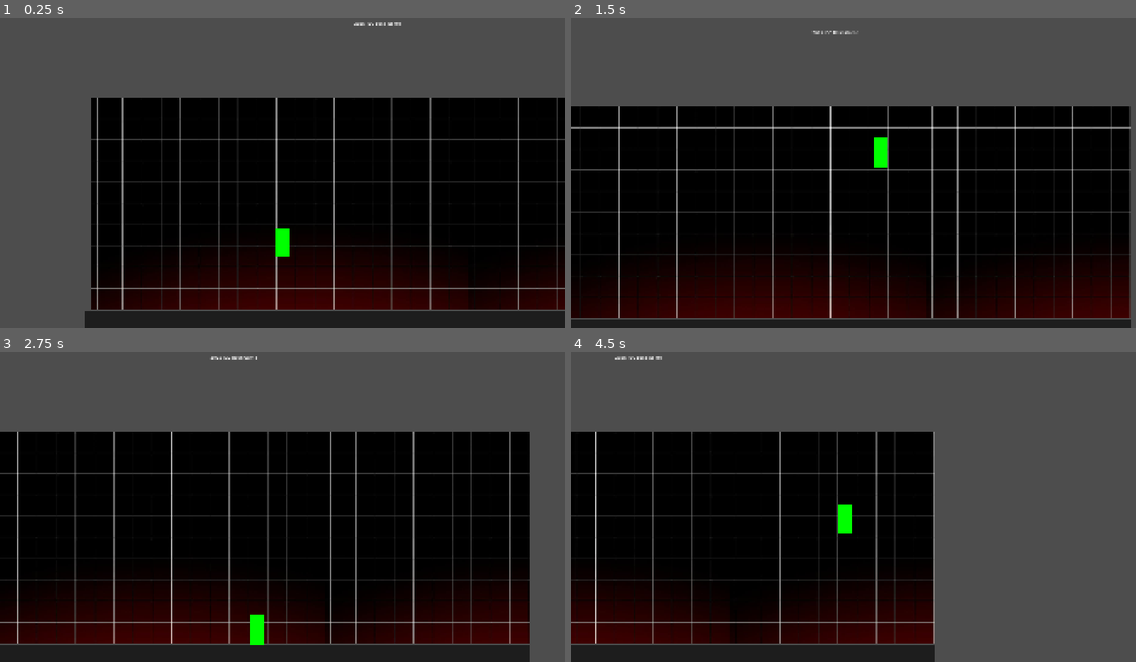
Above: before the commit, frames 1-4 (two rows, left to right).
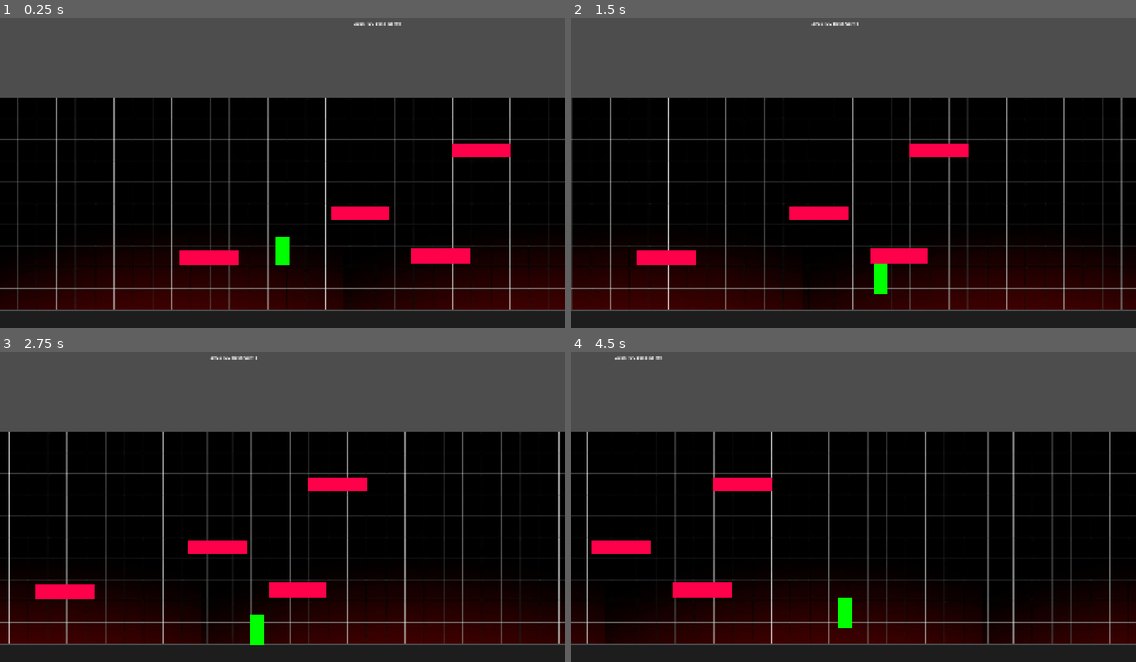
Above: after the commit, the same moments.

Repository: cmoll24/2025_IGC_Vela_Spark
Game: Godot game, scene res://src/main/main.tscn
The game is run twice, just before and just after one commit, with the same random seed, the same clock (stepped at 60 frames per second) and the same inputs.
Inputs:
- Up to frame 1 (0.25 s): no input
- Up to frame 2 (1.5 s): hold Z (jump) 0.53-1.28 s; hold Right (move_right) from 0.53 s (still down); tap Z (jump) at 1.35 s
- Up to frame 3 (2.75 s): tap Z (jump) at 1.52, 1.82 s; release Right (move_right) at 2.03 s; hold Left (move_left) from 2.03 s (still down); hold Z (jump) from 2.03 s (still down)
- Up to frame 4 (4.5 s): release Left (move_left) at 2.78 s; release Z (jump) at 2.78 s; hold Right (move_right) 2.78-4.28 s; tap Z (jump) at 2.85, 3.02, 3.32, 4.35 s; hold Z (jump) 3.53-4.28 s; hold Left (move_left) from 4.28 s (still down)

The runs differ from the first frame. In frame 1, 19% of the frame differs, in the area x 0-99%, y 25-100%; in frame 2, 19%; in frame 3, 13%; in frame 4, 32%, in the area x 2-100%, y 25-100%.

Commit message:
Added coyote time, jump grace period and debug line

Diff:
--- a/2025-igc-boss/src/levels/level1.tscn
+++ b/2025-igc-boss/src/levels/level1.tscn
@@ -1,10 +1,12 @@
-[gd_scene load_steps=6 format=3 uid="uid://k2nblcpnt072"]
+[gd_scene load_steps=9 format=3 uid="uid://k2nblcpnt072"]
 
 [ext_resource type="Texture2D" uid="uid://dgxkgog6itxut" path="res://assets/debug/debug_background.jpg" id="1_3o7sa"]
+[ext_resource type="Script" uid="uid://c5lrvtf7k18k6" path="res://src/levels/level_1.gd" id="1_ih7hf"]
 [ext_resource type="PackedScene" uid="uid://c6m2t238knjov" path="res://src/player/player.tscn" id="1_wyrbo"]
+[ext_resource type="PackedScene" uid="uid://bcib60i58xv64" path="res://src/obstacles/platforms/platform.tscn" id="3_ay5hh"]
 
 [sub_resource type="RectangleShape2D" id="RectangleShape2D_3o7sa"]
-size = Vector2(2000, 100)
+size = Vector2(4976, 100)
 
 [sub_resource type="WorldBoundaryShape2D" id="WorldBoundaryShape2D_wyrbo"]
 normal = Vector2(1, 0)
@@ -12,12 +14,17 @@
 [sub_resource type="WorldBoundaryShape2D" id="WorldBoundaryShape2D_ay5hh"]
 normal = Vector2(-1, 0)
 
+[sub_resource type="Gradient" id="Gradient_ghtb1"]
+interpolation_color_space = 2
+colors = PackedColorArray(1, 0, 0, 1, 0, 1, 0, 1)
+
 [node name="Level1" type="Node2D"]
+script = ExtResource("1_ih7hf")
 
 [node name="Background" type="TextureRect" parent="."]
-offset_left = -12.0
+offset_left = -1713.0
 offset_top = 296.0
-offset_right = 1965.0
+offset_right = 3266.0
 offset_bottom = 1017.0
 texture = ExtResource("1_3o7sa")
 stretch_mode = 1
@@ -33,21 +40,22 @@
 position = Vector2(0, 1072)
 
 [node name="CollisionShape2D" type="CollisionShape2D" parent="Ground"]
-position = Vector2(960, 0)
+position = Vector2(779, 0)
 shape = SubResource("RectangleShape2D_3o7sa")
 
 [node name="ColorRect" type="ColorRect" parent="Ground"]
 anchors_preset = 4
 anchor_top = 0.5
 anchor_bottom = 0.5
-offset_left = -35.0
+offset_left = -1720.0
 offset_top = -50.0
-offset_right = 1965.0
+offset_right = 3266.0
 offset_bottom = 50.0
 grow_vertical = 2
 color = Color(0.1148968, 0.11489681, 0.1148968, 1)
 
 [node name="WorldBorder" type="Node2D" parent="."]
+process_mode = 4
 
 [node name="StaticBody2D" type="StaticBody2D" parent="WorldBorder"]
 
@@ -59,3 +67,23 @@
 
 [node name="CollisionShape2D" type="CollisionShape2D" parent="WorldBorder/StaticBody2D2"]
 shape = SubResource("WorldBoundaryShape2D_ay5hh")
+
+[node name="Platforms" type="Node2D" parent="."]
+
+[node name="Platform" parent="Platforms" instance=ExtResource("3_ay5hh")]
+position = Vector2(386, 842)
+
+[node name="Platform2" parent="Platforms" instance=ExtResource("3_ay5hh")]
+position = Vector2(1177, 834)
+
+[node name="Platform3" parent="Platforms" instance=ExtResource("3_ay5hh")]
+position = Vector2(902, 690)
+
+[node name="Platform4" parent="Platforms" instance=ExtResource("3_ay5hh")]
+position = Vector2(1313, 476)
+
+[node name="Line2D" type="Line2D" parent="."]
+visible = false
+width = 2.0
+default_color = Color(1, 0, 1, 1)
+gradient = SubResource("Gradient_ghtb1")
--- /dev/null
+++ b/2025-igc-boss/src/levels/level_1.gd
@@ -0,0 +1,11 @@
+extends Node2D
+
+@onready var player = $Player
+@onready var player_path = $Line2D
+
+func _process(_delta: float) -> void:
+	var current_player_pos = player.global_position
+
+	player_path.add_point(current_player_pos)
+	if player_path.get_point_count() > 100:
+		player_path.remove_point(0)
--- /dev/null
+++ b/2025-igc-boss/src/main/main.gd
@@ -0,0 +1 @@
+extends Control
--- a/2025-igc-boss/src/main/main.tscn
+++ b/2025-igc-boss/src/main/main.tscn
@@ -1,6 +1,7 @@
-[gd_scene load_steps=2 format=3 uid="uid://dm8lcv7yglbdf"]
+[gd_scene load_steps=3 format=3 uid="uid://dm8lcv7yglbdf"]
 
 [ext_resource type="PackedScene" uid="uid://k2nblcpnt072" path="res://src/levels/level1.tscn" id="1_3eh75"]
+[ext_resource type="Script" uid="uid://cjct8pgjoy4u3" path="res://src/main/main.gd" id="1_3s6yk"]
 
 [node name="Main" type="Control"]
 layout_mode = 3
@@ -9,6 +10,7 @@
 anchor_bottom = 1.0
 grow_horizontal = 2
 grow_vertical = 2
+script = ExtResource("1_3s6yk")
 
 [node name="Label" type="Label" parent="."]
 layout_mode = 1
--- /dev/null
+++ b/2025-igc-boss/src/obstacles/platforms/platform.tscn
@@ -0,0 +1,18 @@
+[gd_scene load_steps=2 format=3 uid="uid://bcib60i58xv64"]
+
+[sub_resource type="RectangleShape2D" id="RectangleShape2D_42ugp"]
+size = Vector2(200, 50)
+
+[node name="Platform" type="Node2D"]
+
+[node name="StaticBody2D" type="StaticBody2D" parent="."]
+
+[node name="CollisionShape2D" type="CollisionShape2D" parent="StaticBody2D"]
+shape = SubResource("RectangleShape2D_42ugp")
+
+[node name="ColorRect" type="ColorRect" parent="."]
+offset_left = -100.0
+offset_top = -25.0
+offset_right = 100.0
+offset_bottom = 25.0
+color = Color(1, 0, 0.2901961, 1)
--- a/2025-igc-boss/src/player/player.tscn
+++ b/2025-igc-boss/src/player/player.tscn
@@ -5,18 +5,18 @@
 [sub_resource type="RectangleShape2D" id="RectangleShape2D_rxibo"]
 size = Vector2(50, 100)
 
+[sub_resource type="Animation" id="Animation_5f2sf"]
+resource_name = "Fall"
+
 [sub_resource type="Animation" id="Animation_mf2ua"]
 resource_name = "Idle"
-
-[sub_resource type="Animation" id="Animation_244u8"]
-resource_name = "Move"
-
-[sub_resource type="Animation" id="Animation_5f2sf"]
-resource_name = "Fall"
 
 [sub_resource type="Animation" id="Animation_jiejy"]
 resource_name = "Jump"
 step = 0.0333
+
+[sub_resource type="Animation" id="Animation_244u8"]
+resource_name = "Move"
 
 [sub_resource type="AnimationLibrary" id="AnimationLibrary_o822w"]
 _data = {
@@ -28,7 +28,7 @@
 
 [node name="Player" type="CharacterBody2D"]
 script = ExtResource("1_4anbu")
-MAX_JUMP_AMOUNT = 1
+MAX_AIR_JUMP_AMOUNT = 0
 
 [node name="Sprite2D" type="Sprite2D" parent="."]
 
@@ -46,3 +46,19 @@
 offset_right = 24.0
 offset_bottom = 51.0
 color = Color(0, 1, 0, 1)
+
+[node name="Debug_Label" type="Label" parent="."]
+visible = false
+offset_left = -25.0
+offset_top = -90.0
+offset_right = 25.0
+offset_bottom = -67.0
+text = "Debug"
+
+[node name="JumpGraceTime" type="Timer" parent="."]
+wait_time = 0.2
+one_shot = true
+
+[node name="CoyoteTime" type="Timer" parent="."]
+wait_time = 0.1
+one_shot = true
--- a/2025-igc-boss/src/player/player_controller.gd
+++ b/2025-igc-boss/src/player/player_controller.gd
@@ -1,41 +1,87 @@
 extends CharacterBody2D
 
+@onready var jump_grace_timer = $JumpGraceTime
+@onready var coyote_timer = $CoyoteTime
+
 @export_category("Movement variables")
-@export var MOVE_SPEED = 500.0
-@export var H_DECELERATION = 10
-@export var GRAVITY = 1000.0
+@export var MOVE_SPEED : float = 500.0
+@export var H_DECELERATION : float = 10
+@export var GRAVITY : float = 1000.0
+@export var MAX_FALL_SPEED : float = 50.0
 
 @export_category("Jump variables")
-@export var JUMP_SPEED = 900.0
-@export var MAX_JUMP_AMOUNT = 2
-var jump_amount = MAX_JUMP_AMOUNT
+@export var JUMP_SPEED : float = 800.0
+@export var MAX_AIR_JUMP_AMOUNT : int = 1
+var air_jump_amount : int = MAX_AIR_JUMP_AMOUNT
 
 var move_input = Vector2.ZERO
+var current_gravity = GRAVITY
+var current_move_speed = MOVE_SPEED
+
+var is_touching_floor = false
 
 func _physics_process(delta: float) -> void:
-	velocity.y += GRAVITY * delta
+	if velocity.y < 20 and velocity.y > -20 and not is_on_floor():
+		current_gravity = GRAVITY / 2
+	elif velocity.y > 0:
+		current_gravity = GRAVITY * 2.5
+	else:
+		current_gravity = GRAVITY
+
+	velocity.y += min(current_gravity * delta, MAX_FALL_SPEED)
 	horizontal_movement(delta)
 	jump(delta)
 
 	move_and_slide()
 
+	if is_on_floor():
+		is_touching_floor = true
+	elif is_touching_floor:
+		is_touching_floor = false
+		coyote_timer.start()
+
+	$Debug_Label.text = "Gravity: {grav}".format({'grav' : current_gravity / 100})
+
 func horizontal_movement(delta):
 	move_input = Input.get_axis("move_left", "move_right")
 
 	if move_input:
-		velocity.x = move_input * MOVE_SPEED
+		velocity.x = move_input * current_move_speed
 	else:
-		velocity.x = move_toward(velocity.x, 0, delta * H_DECELERATION * MOVE_SPEED)
+		velocity.x = move_toward(velocity.x, 0, delta * H_DECELERATION * current_move_speed)
 
 func jump(_delta):
+	if can_player_jump():
+		air_jump_amount = MAX_AIR_JUMP_AMOUNT
+		if is_jump_just_pressed():
+			coyote_timer.stop()
+			velocity.y = -JUMP_SPEED
+
+	else:
+		if air_jump_amount > 0:
+			if is_jump_just_pressed():
+				air_jump_amount -= 1
+				velocity.y = -JUMP_SPEED
+
+	if not is_on_floor() and Input.is_action_just_released("jump") and velocity.y < 0: #add extra gravity
+		#velocity.y = 0
+		velocity.y = lerp(velocity.y, 0.0, 0.8)
+		#velocity.y = lerp(velocity.y, GRAVITY, 0.2)
+		#velocity.y *= 0.3
+
+func is_jump_just_pressed():
+	if not jump_grace_timer.is_stopped():
+		jump_grace_timer.stop()
+		return true
+	return false
+
+func can_player_jump():
 	if is_on_floor():
-		jump_amount = MAX_JUMP_AMOUNT
+		return true
+	elif not coyote_timer.is_stopped():
+		return true
+	return false
 
-	if Input.is_action_just_pressed("jump") and jump_amount > 0:
-		jump_amount -= 1
-		velocity.y = -JUMP_SPEED
-
-	if not is_on_floor():
-		if Input.is_action_just_released("jump") and velocity.y < 0: #add extra gravity
-			velocity.y = lerp(velocity.y, GRAVITY, 0.2)
-			velocity.y *= 0.3
+func _input(event: InputEvent) -> void:
+	if event.is_action_pressed("jump"):
+		jump_grace_timer.start()
Not shown, added: 2025-igc-boss/src/levels/level_1.gd.uid
Not shown, added: 2025-igc-boss/src/main/main.gd.uid
